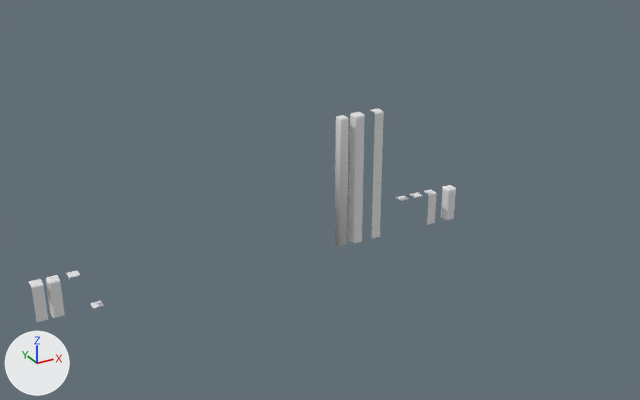
The Blender file Assets/Visual/Source/Cliff Edges.blend: old version first, new version second.
One viewpoint serves both versions: a camera (50 mm lens) standing at (-57.8, -139.1, 80.2) and looking at (20.3, 2.8, 9.3). Lighting does not change. The marker at lower left points along +X, +Y and +Z.

In view in the first picture: 'Grass Tile', 'Outer Corner', 'Outer Corner Desert', 'Outer Corner Template', 'Single Cliff', 'Straight Piece', 'Straight Piece Desert'.
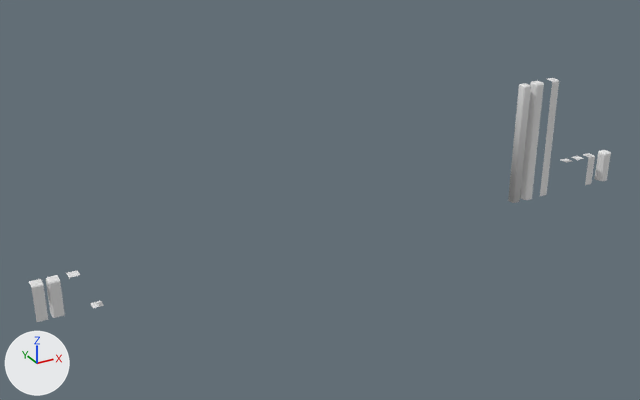
The change in detail:
Object 'Outer Corner' (ob_outer_corner) moves from (50.0, 0.0, 0.0) to (94.9, 0.0, 0.0).
Object 'Straight Piece' (ob_straight_piece) moves from (45.0, 0.0, 0.0) to (89.9, 0.0, 0.0).
Object 'Grass Tile' (ob_grass_tile) moves from (38.1, 0.0, 0.0) to (83.0, 0.0, 0.0).
Object 'Inner Corner' (ob_inner_corner) moves from (41.5, 0.0, 0.0) to (86.4, 0.0, 0.0).
Object 'Single Cliff' (ob_single_cliff) moves from (23.5, 0.0, 22.0) to (68.4, 0.0, 22.0).
Object 'Outer Corner Desert' (ob_outer_corner_desert) moves from (26.9, 0.0, 0.0) to (71.8, 0.0, 0.0).
Object 'Straight Piece Desert' (ob_straight_piece_desert) moves from (31.2, 0.0, 0.0) to (76.1, 0.0, 0.0).

Pixel boxes [x1, y1, x2, y2] of what changed, in the pictures (640 x 400 px):
'Outer Corner Desert', moved
    before: [349, 112, 365, 243]
    after: [520, 80, 544, 200]
'Single Cliff', moved
    before: [335, 115, 349, 247]
    after: [508, 83, 531, 203]
'Straight Piece Desert', moved
    before: [371, 108, 384, 238]
    after: [540, 78, 559, 196]
'Outer Corner', moved
    before: [441, 185, 456, 220]
    after: [595, 150, 611, 181]
'Straight Piece', moved
    before: [424, 189, 436, 225]
    after: [583, 153, 595, 185]
'Inner Corner', moved
    before: [410, 192, 422, 198]
    after: [572, 156, 584, 161]
'Grass Tile', moved
    before: [396, 196, 409, 201]
    after: [561, 158, 572, 162]
